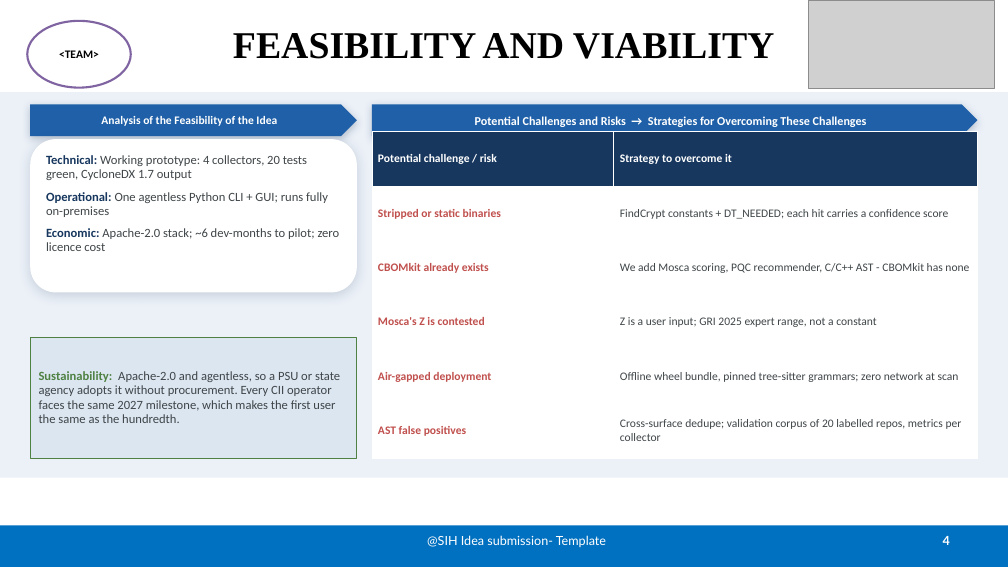
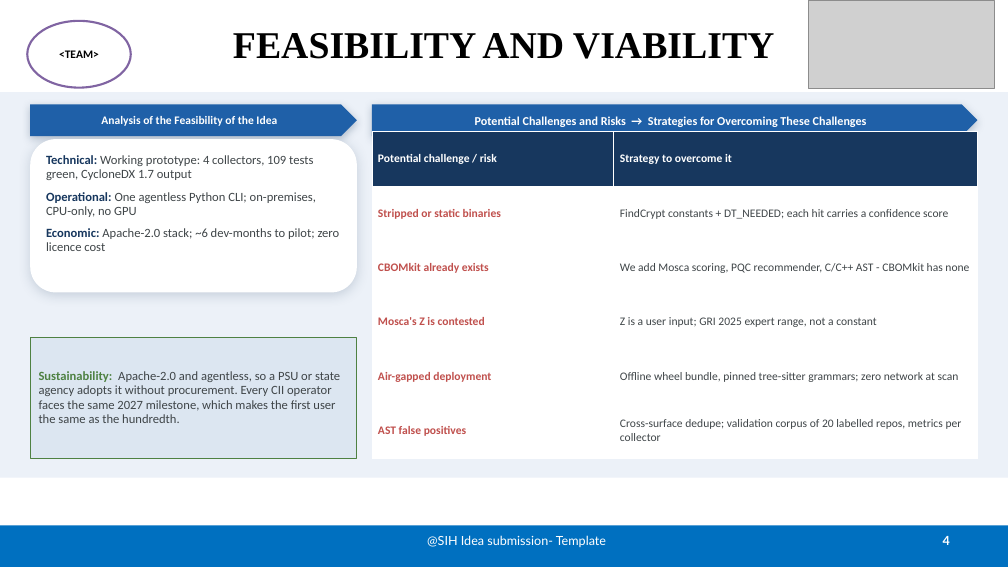
Before and after one commit to RohanExploit/q-darpan, a slide deck: slide 4 of deck/SIH2026_SIH26164_Q-DARPAN.pptx. Drawn at 1008x567 pixels with LibreOffice and Linux fonts; fonts in the diff are those of the drawing; grey boxes stand for pictures. Boxes give left, top, right and bottom in pixels: in the first picture for what was removed or moved away, otherwise in the second. Text is boxed around its words. In the diff, an @@ line names an element or a change of style, - is before the commit and + after.

```diff
--- a/deck/SIH2026_SIH26164_Q-DARPAN.pptx
+++ b/deck/SIH2026_SIH26164_Q-DARPAN.pptx
@@ text in rounded rectangle at (x1=46, y1=155, x2=316, y2=217): text changed @@
-Technical: Working prototype: 4 collectors, 20 tests green, CycloneDX 1.7 output
-Operational: One agentless Python CLI + GUI; runs fully on-premises
+Technical: Working prototype: 4 collectors, 109 tests green, CycloneDX 1.7 output
+Operational: One agentless Python CLI; on-premises, CPU-only, no GPU
```
Also in this commit, not shown: 2 other slides changed.
